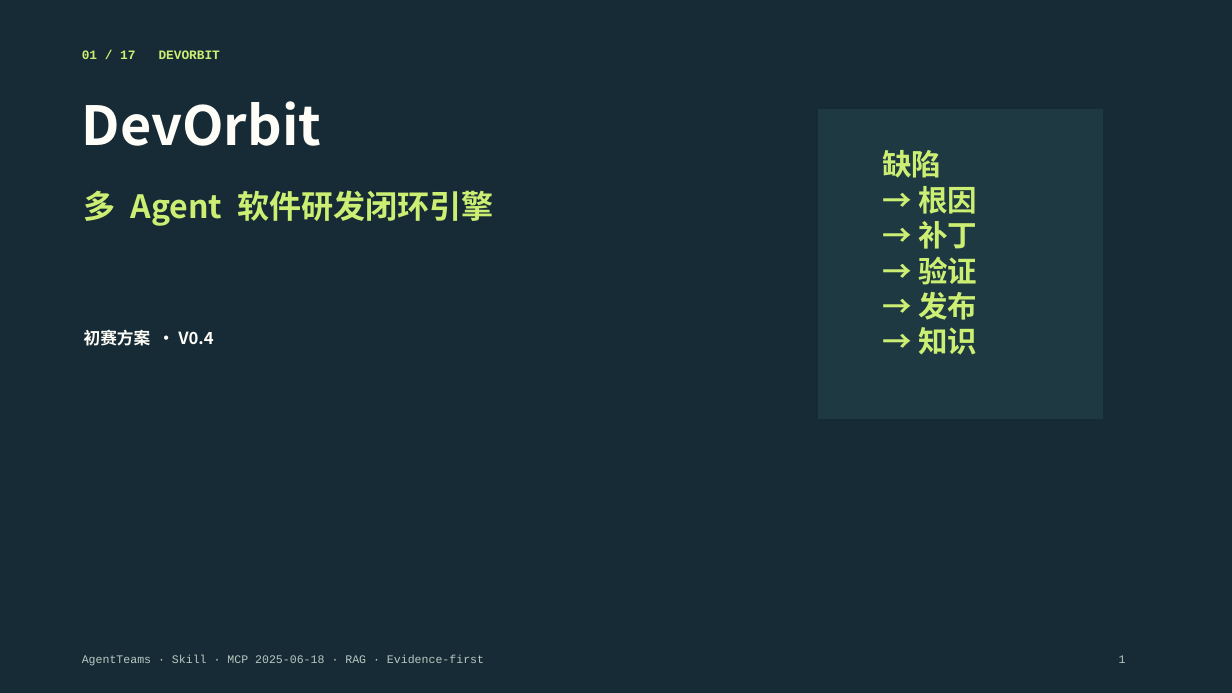
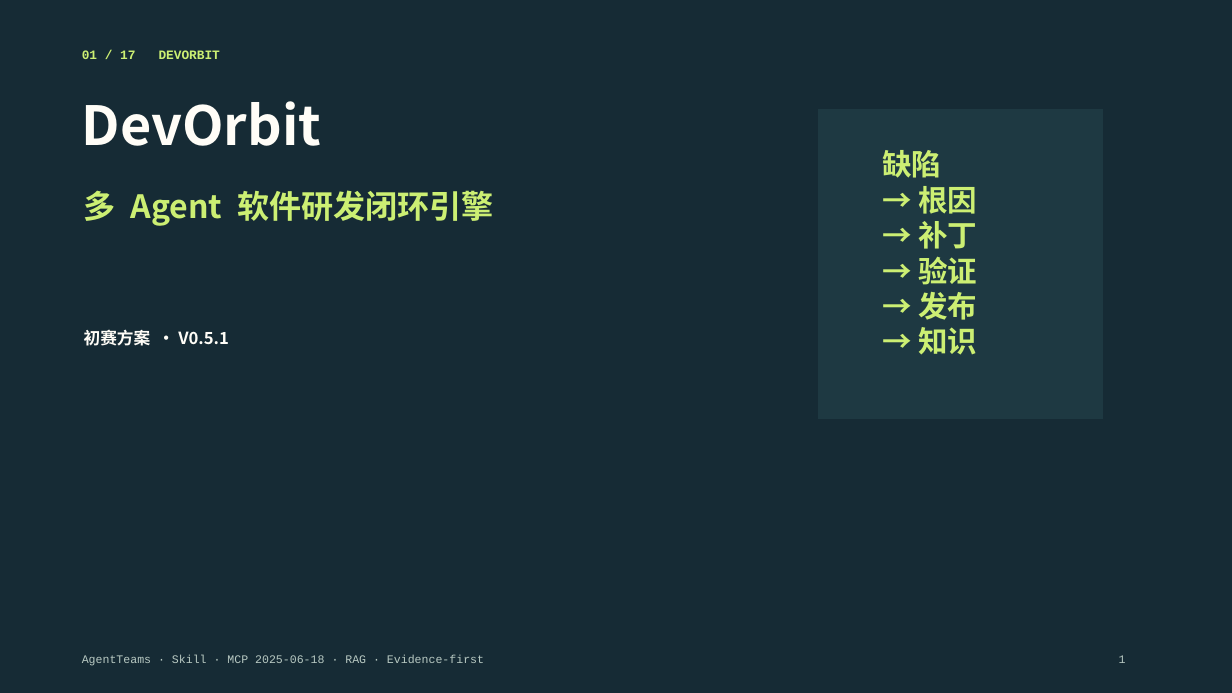
Before and after one commit to RainDong19981998/DevOrbit, a slide deck: slide 1 of deliverables/DevOrbit_初赛方案.pptx. Drawn at 1232x693 pixels with LibreOffice and Linux fonts; fonts in the diff are those of the drawing. Boxes give left, top, right and bottom in pixels: in the first picture for what was removed or moved away, otherwise in the second. Text is boxed around its words. In the diff, an @@ line names an element or a change of style, - is before the commit and + after.

```diff
--- a/deliverables/DevOrbit_初赛方案.pptx
+++ b/deliverables/DevOrbit_初赛方案.pptx
@@ text at [84,330,229,346]: text changed @@
-初赛方案 · V0.4
+初赛方案 · V0.5.1
```
Also in this commit, not shown: 1 other slide changed, 55 other files.
